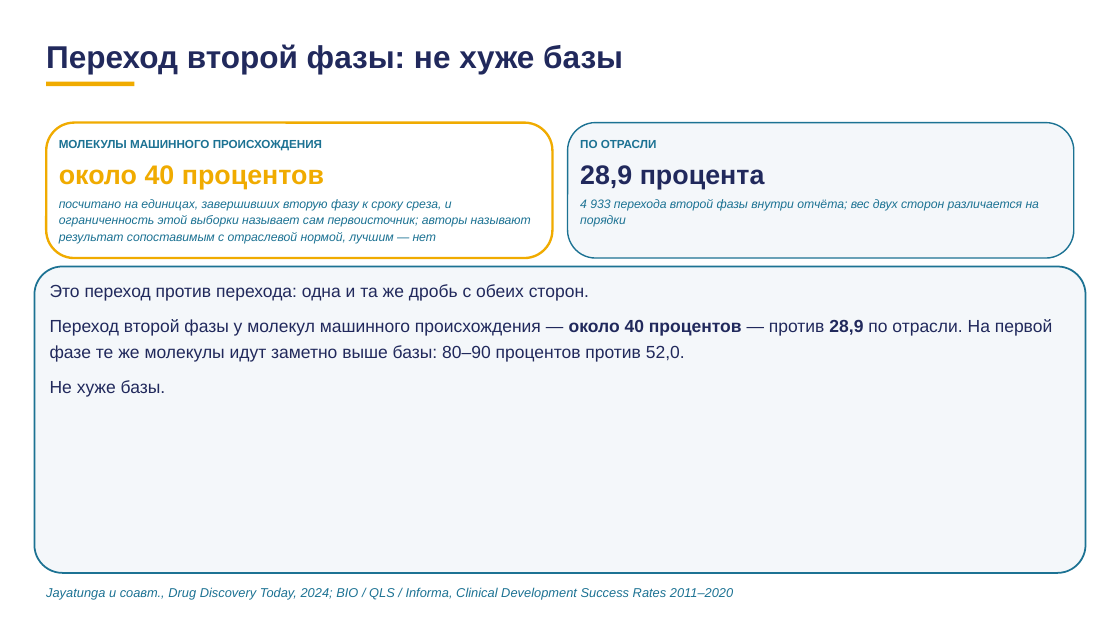
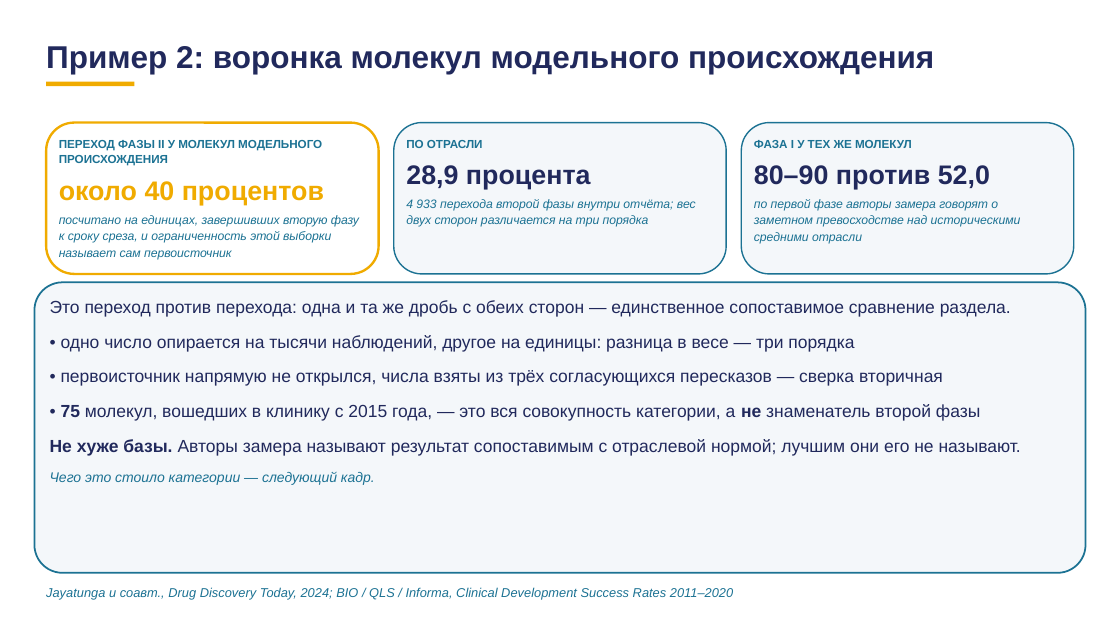
Before and after one commit to tellina-study/AI-usage-lessons, a slide deck: slide 93 of library/lectures/lec-07/rework/deck/lec-07-karkas.pptx (slide 85 before the commit). Drawn at 1120x630 pixels with LibreOffice and Linux fonts; fonts in the diff are those of the drawing. Boxes give left, top, right and bottom in pixels: in the first picture for what was removed or moved away, otherwise in the second. Text is boxed around its words. In the diff, an @@ line names an element or a change of style, - is before the commit and + after.

```diff
--- a/library/lectures/lec-07/rework/deck/lec-07-karkas.pptx
+++ b/library/lectures/lec-07/rework/deck/lec-07-karkas.pptx
@@ text at (46, 46, 934, 74): text changed @@
-Переход второй фазы: не хуже базы
+Пример 2: воронка молекул модельного происхождения
@@ rounded rectangle: place and size @@
-rounded rectangle at (46, 123, 553, 258)
+rounded rectangle at (46, 123, 379, 274)
@@ text removed at (59, 140, 322, 151) @@
-МОЛЕКУЛЫ МАШИННОГО ПРОИСХОЖДЕНИЯ
@@ text added at (59, 139, 322, 166), 10 pt, text #1C7293, bold @@
+ПЕРЕХОД ФАЗЫ II У МОЛЕКУЛ МОДЕЛЬНОГО ПРОИСХОЖДЕНИЯ
@@ rounded rectangle added at (394, 123, 727, 274), fill #F4F7FA, outline #1C7293 1.2 pt @@
@@ text "ПО ОТРАСЛИ": place and size @@
-text "ПО ОТРАСЛИ" at (580, 140, 657, 148)
+text "ПО ОТРАСЛИ" at (406, 140, 483, 148)
@@ proportions changed in 3 elements at (34, 282, 1086, 573), (46, 123, 379, 274), (742, 123, 1075, 274) @@
@@ rounded rectangle: place and size @@
-rounded rectangle at (568, 123, 1075, 258)
+rounded rectangle at (742, 123, 1075, 274)
@@ text added at (754, 139, 912, 151), 10 pt, text #1C7293, bold @@
+ФАЗА I У ТЕХ ЖЕ МОЛЕКУЛ
@@ text "около 40 процентов": place and size @@
-text "около 40 процентов" at (59, 165, 324, 189)
+text "около 40 процентов" at (59, 181, 324, 205)
@@ text "28,9 процента": place and size @@
-text "28,9 процента" at (580, 165, 765, 189)
+text "28,9 процента" at (406, 165, 591, 189)
@@ text added at (754, 165, 990, 189), 23 pt, text #21295C, bold @@
+80–90 против 52,0
@@ text at (406, 199, 696, 227): text changed @@
-4 933 перехода второй фазы внутри отчёта; вес двух сторон различается на порядки
+4 933 перехода второй фазы внутри отчёта; вес двух сторон различается на три порядка
@@ text added at (754, 199, 1021, 244), 10.5 pt, text #1C7293, italic @@
+по первой фазе авторы замера говорят о заметном превосходстве над историческими средними отрасли
@@ text at (59, 215, 359, 260): text changed @@
-посчитано на единицах, завершивших вторую фазу к сроку среза, и ограниченность этой выборки называет сам первоисточник; авторы называют результат сопоставимым с отраслевой нормой, лучшим — нет
+посчитано на единицах, завершивших вторую фазу к сроку среза, и ограниченность этой выборки называет сам первоисточник
@@ rounded rectangle: place and size @@
-rounded rectangle at (34, 266, 1086, 573)
+rounded rectangle at (34, 282, 1086, 573)
@@ text at (50, 300, 1021, 485): text changed @@
-Это переход против перехода: одна и та же дробь с обеих сторон.
-Переход второй фазы у молекул машинного происхождения — около 40 процентов — против 28,9 по отрасли. На первой фазе те же молекулы идут заметно выше базы: 80–90 процентов против 52,0.
-Не хуже базы.
+Это переход против перехода: одна и та же дробь с обеих сторон — единственное сопоставимое сравнение раздела.
+• одно число опирается на тысячи наблюдений, другое на единицы: разница в весе — три порядка
+• первоисточник напрямую не открылся, числа взяты из трёх согласующихся пересказов — сверка вторичная
+• 75 молекул, вошедших в клинику с 2015 года, — это вся совокупность категории, а не знаменатель второй фазы
+Не хуже базы. Авторы замера называют результат сопоставимым с отраслевой нормой; лучшим они его не называют.
+Чего это стоило категории — следующий кадр.
```
Also in this commit, not shown: 63 other slides changed, 38 slides added, 26 slides removed, 3 other files.
